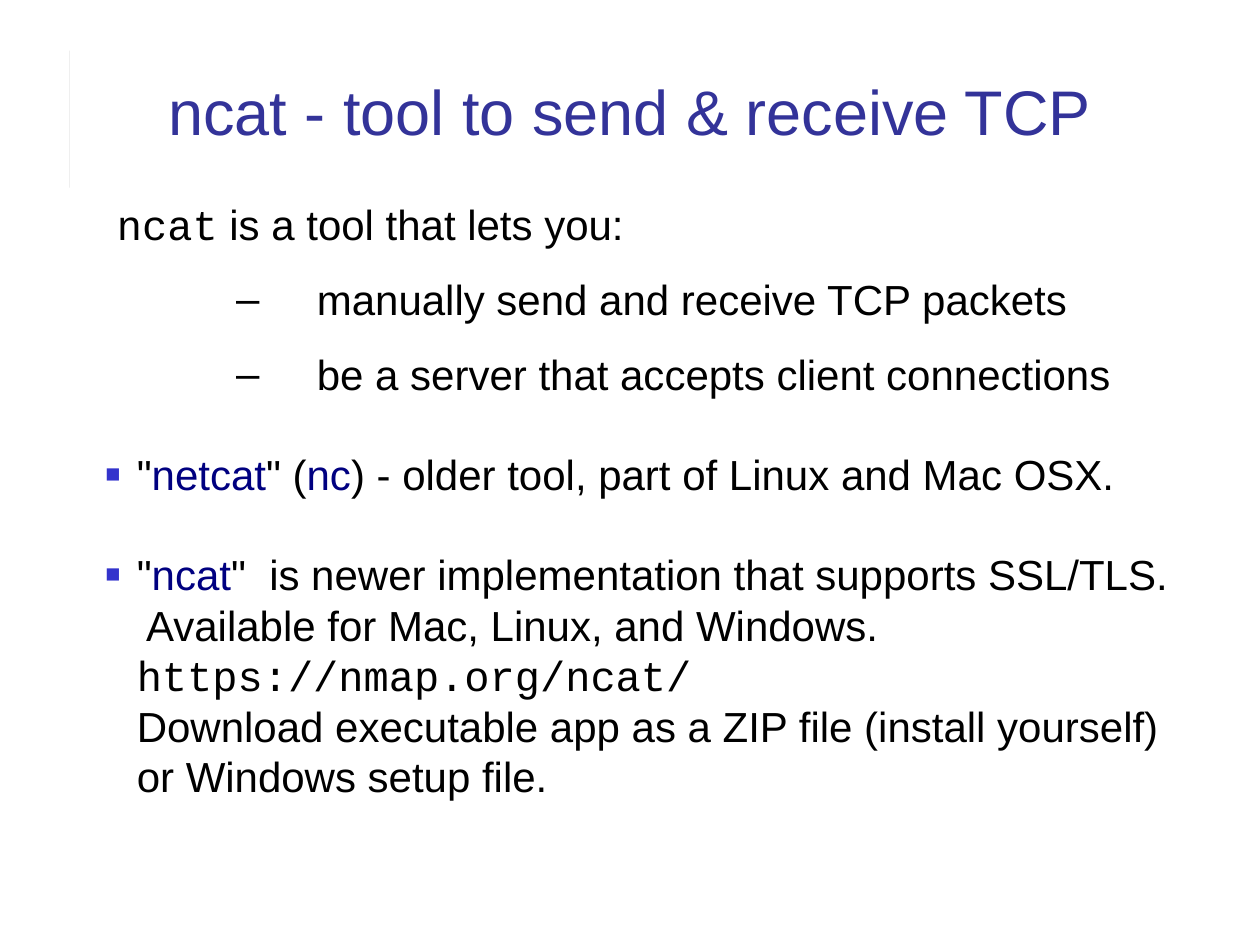
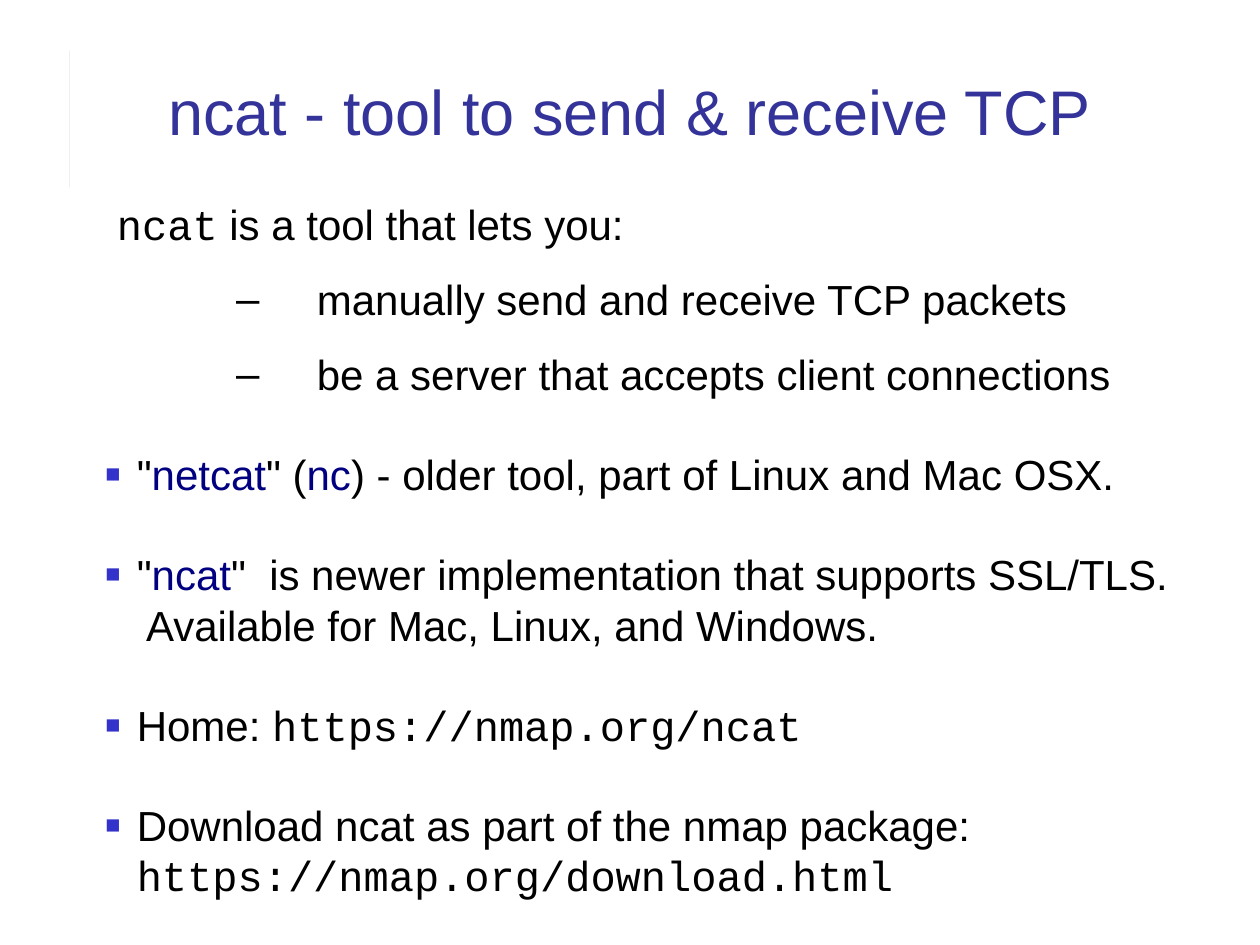
Before and after one commit to cpske/ISP, a slide deck: slide 3 of web/HTTP-in-Action.pptx. Drawn at 1260x945 pixels with LibreOffice and Linux fonts; fonts in the diff are those of the drawing. Boxes give left, top, right and bottom in pixels: in the first picture for what was removed or moved away, otherwise in the second. Text is boxed around its words. In the diff, an @@ line names an element or a change of style, - is before the commit and + after.

```diff
--- a/web/HTTP-in-Action.pptx
+++ b/web/HTTP-in-Action.pptx
@@ text at box(137, 559, 1168, 900): text changed @@
-■ "ncat" is newer implementation that supports SSL/TLS. Available for Mac, Linux, and Windows.
-  https://nmap.org/ncat/
-  Download executable app as a ZIP file (install yourself) or Windows setup file.
+■ "ncat" is newer implementation that supports SSL/TLS. Available for Mac, Linux, and Windows.
+■ Home: https://nmap.org/ncat
+■ Download ncat as part of the nmap package:
+  https://nmap.org/download.html
```
Also in this commit, not shown: 21 other slides changed, 7 other files.
